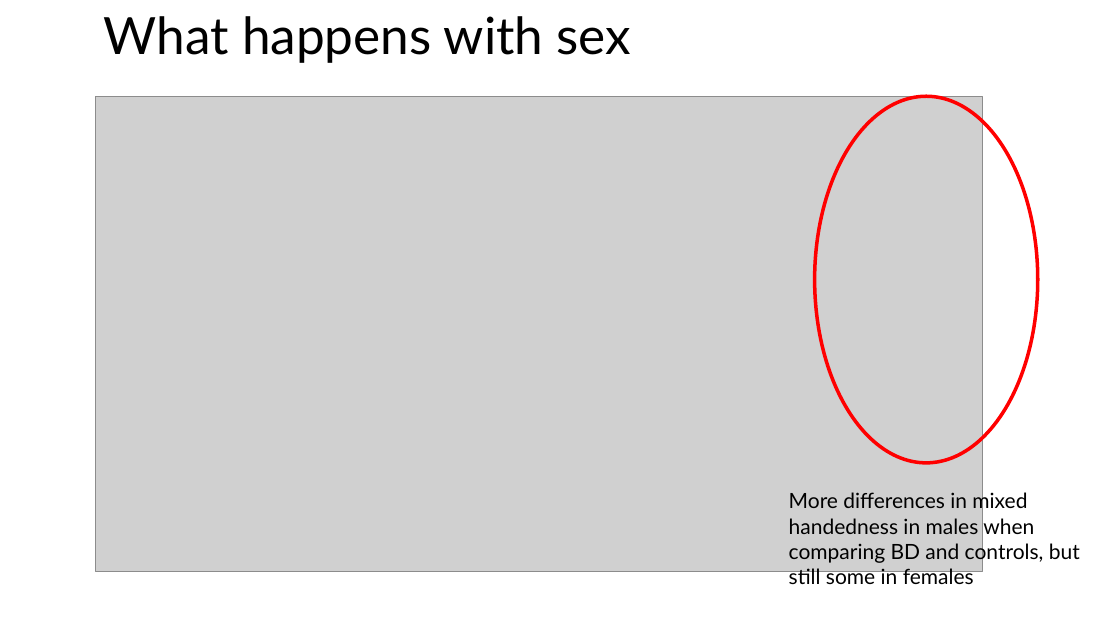
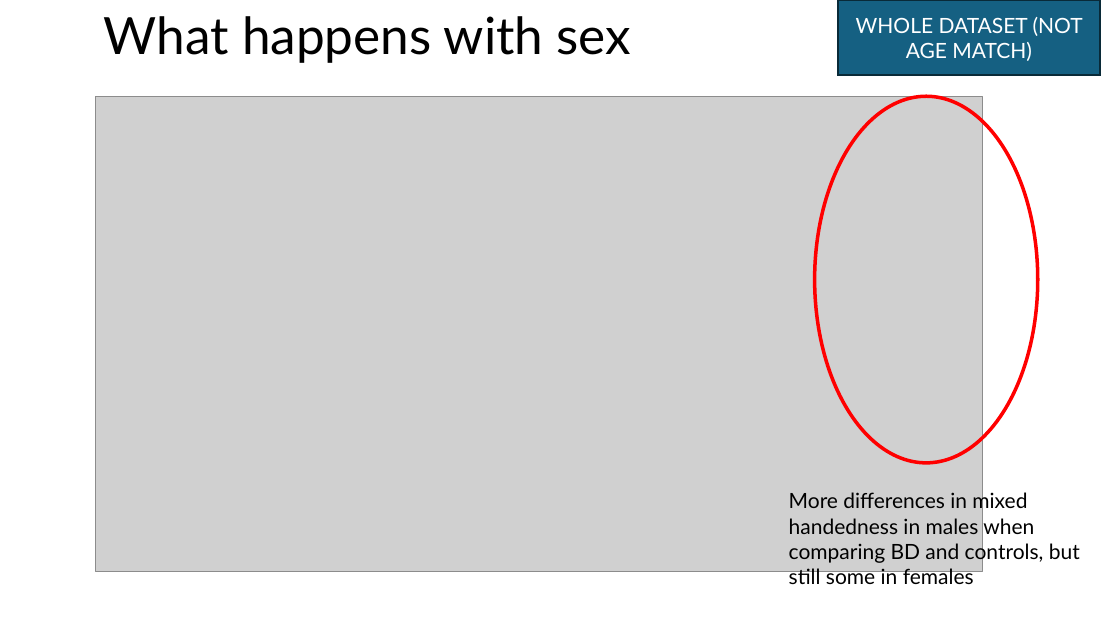
Before and after one commit to igarcia17/EHI_laterality, a slide deck: slide 24 of Summary.pptx (slide 19 before the commit). Drawn at 1120x630 pixels with LibreOffice and Linux fonts; fonts in the diff are those of the drawing; grey boxes stand for pictures. Boxes give left, top, right and bottom in pixels: in the first picture for what was removed or moved away, otherwise in the second. Text is boxed around its words. In the diff, an @@ line names an element or a change of style, - is before the commit and + after.

```diff
--- a/Summary.pptx
+++ b/Summary.pptx
@@ rectangle added at bbox=[839, 0, 1101, 76], fill #156082, outline #092A39 1.5 pt, 18 pt, text #FFFFFF @@
+WHOLE DATASET (NOT AGE MATCH)
```
Also in this commit, not shown: 6 other slides changed, 5 slides added, 2 slides removed, 10 other files.
